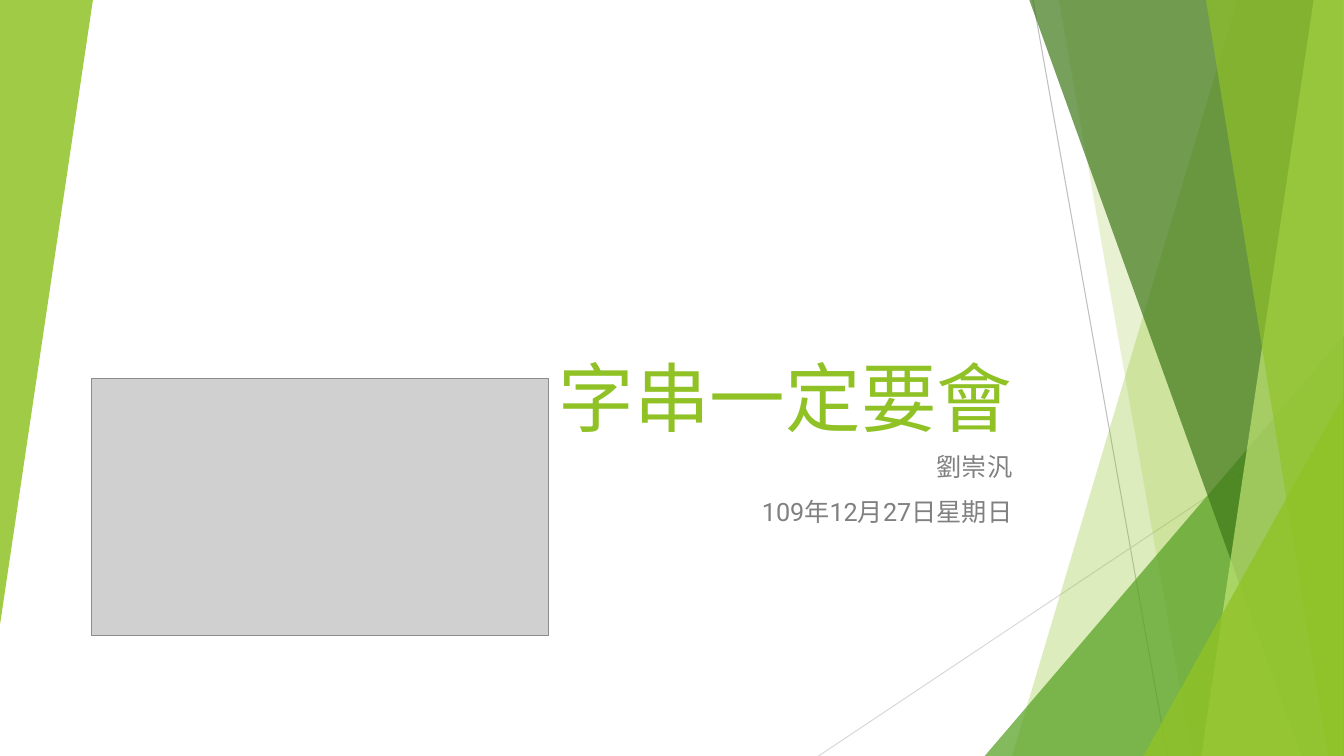
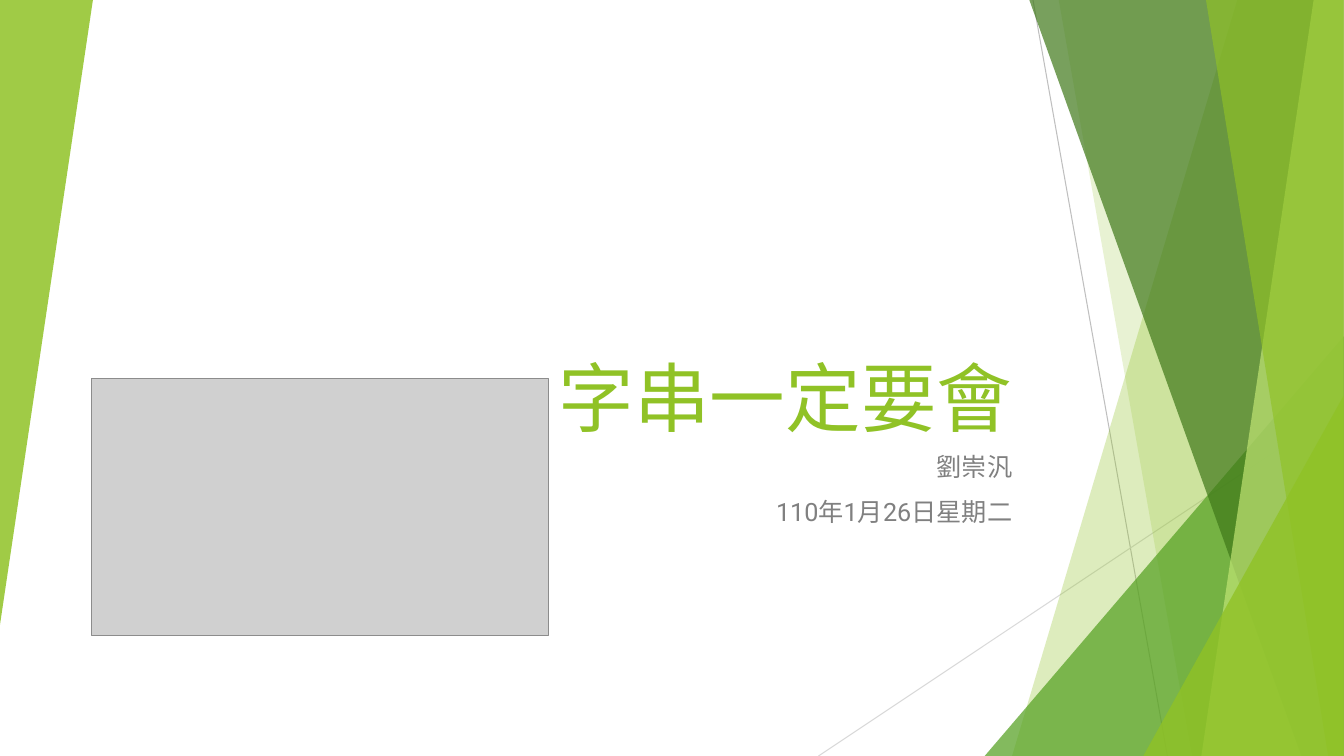
Before and after one commit to liulawsi/My_PPTs, a slide deck: slide 1 of LCC/Java/09_字串一定要會.pptx. Drawn at 1344x756 pixels with LibreOffice and Linux fonts; fonts in the diff are those of the drawing; grey boxes stand for pictures. Boxes give left, top, right and bottom in pixels: in the first picture for what was removed or moved away, otherwise in the second. Text is boxed around its words. In the diff, an @@ line names an element or a change of style, - is before the commit and + after.

```diff
--- a/LCC/Java/09_字串一定要會.pptx
+++ b/LCC/Java/09_字串一定要會.pptx
@@ subtitle at box(776, 500, 1012, 523): text changed @@
-109年12月27日星期日
+110年1月26日星期二
```
Also in this commit, not shown: 1 other slide changed, 12 slides added, 4 other files.
